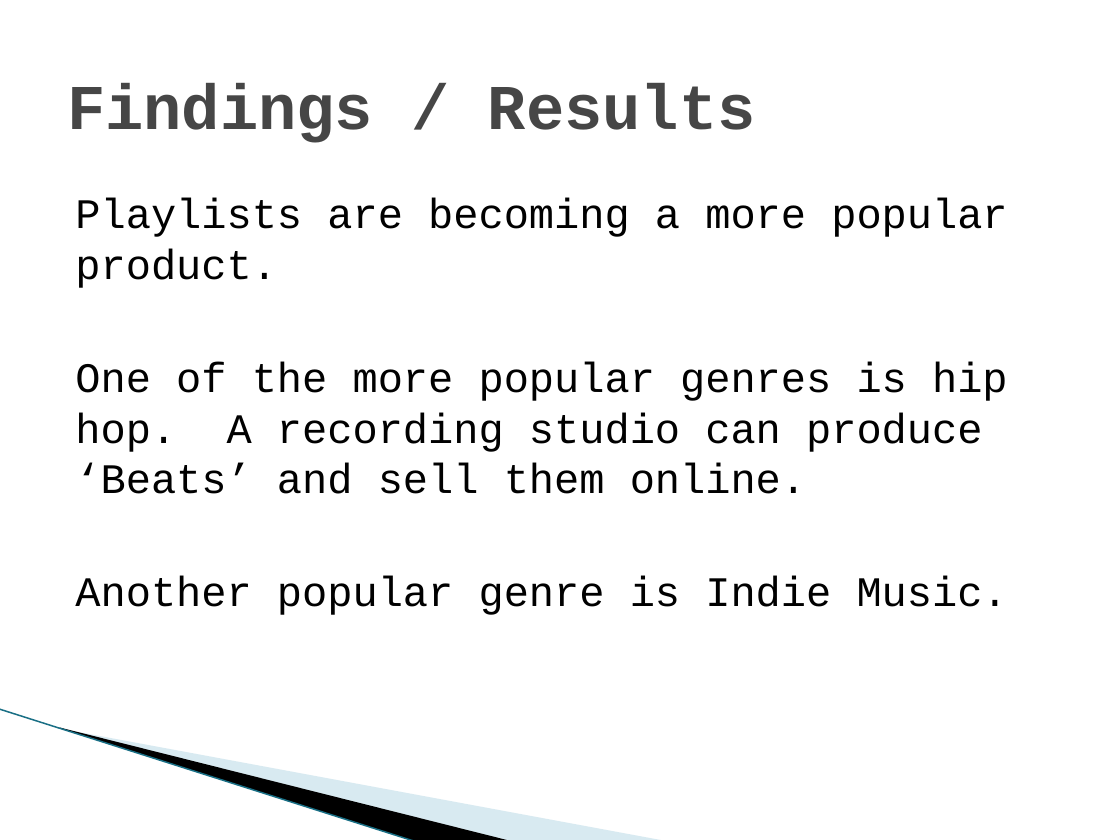
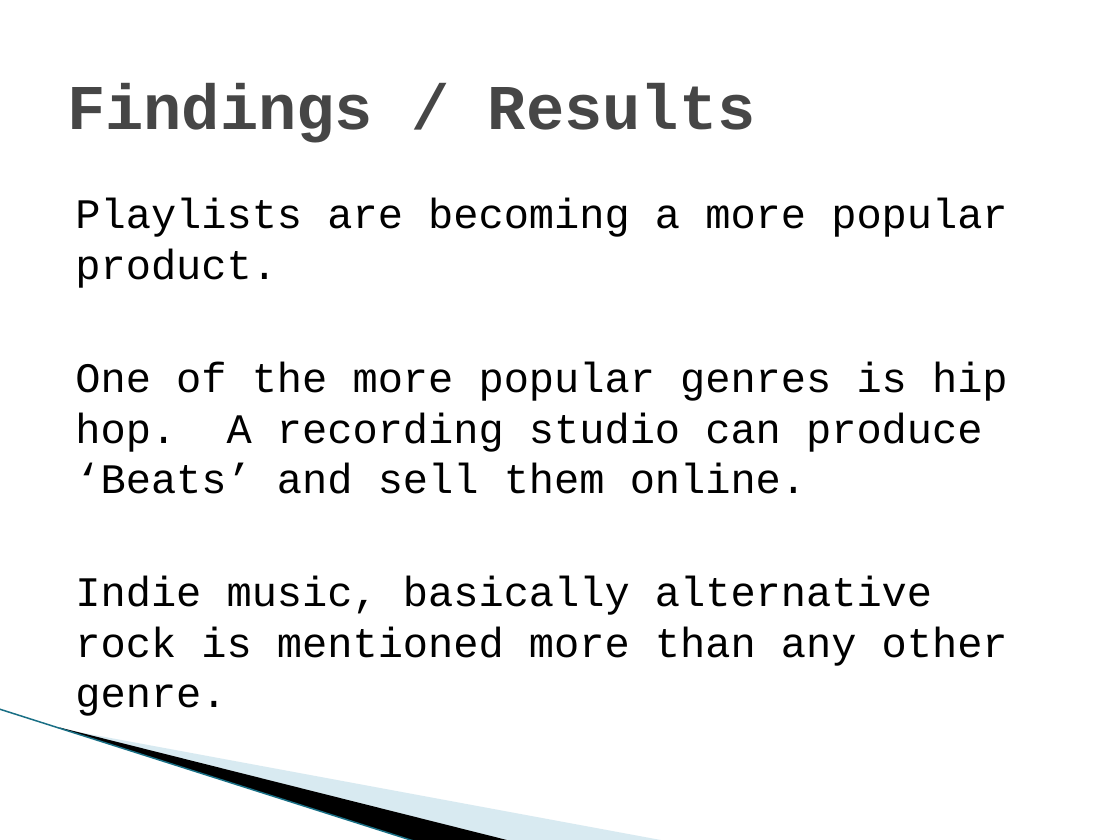
Before and after one commit to dmrod01/musicdistrotrends, a slide deck: slide 19 of Rodriguez_M_Final_Presentation.pptx (slide 17 before the commit). Drawn at 1120x840 pixels with LibreOffice and Linux fonts; fonts in the diff are those of the drawing; background and template pictures are left out. Boxes give left, top, right and bottom in pixels: in the first picture for what was removed or moved away, otherwise in the second. Text is boxed around its words. In the diff, an @@ line names an element or a change of style, - is before the commit and + after.

```diff
--- a/Rodriguez_M_Final_Presentation.pptx
+++ b/Rodriguez_M_Final_Presentation.pptx
@@ text at (75,576,1008,716): text changed @@
-Another popular genre is Indie Music.
+Indie music, basically alternative rock is mentioned more than any other genre.
```
Also in this commit, not shown: 8 other slides changed, 2 slides added.
